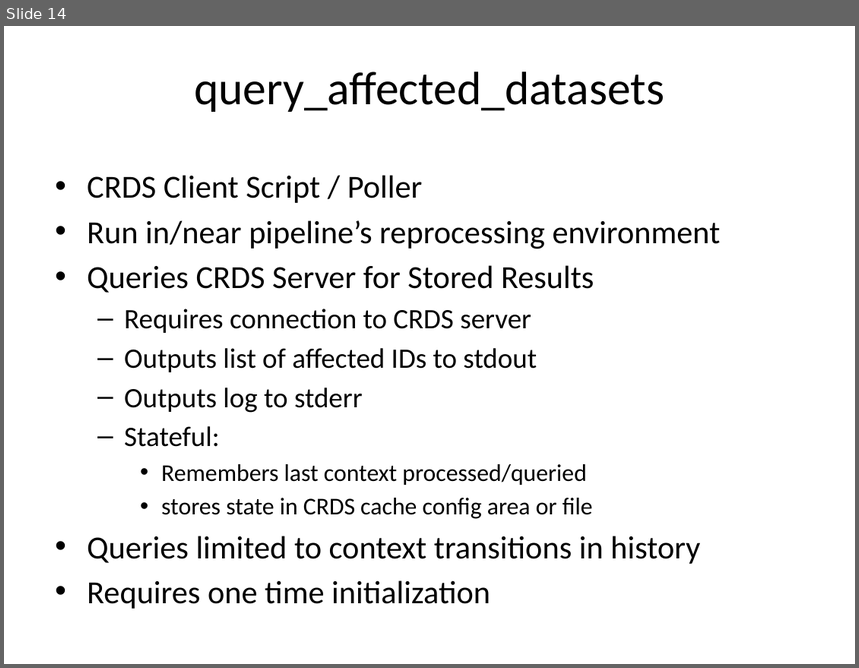
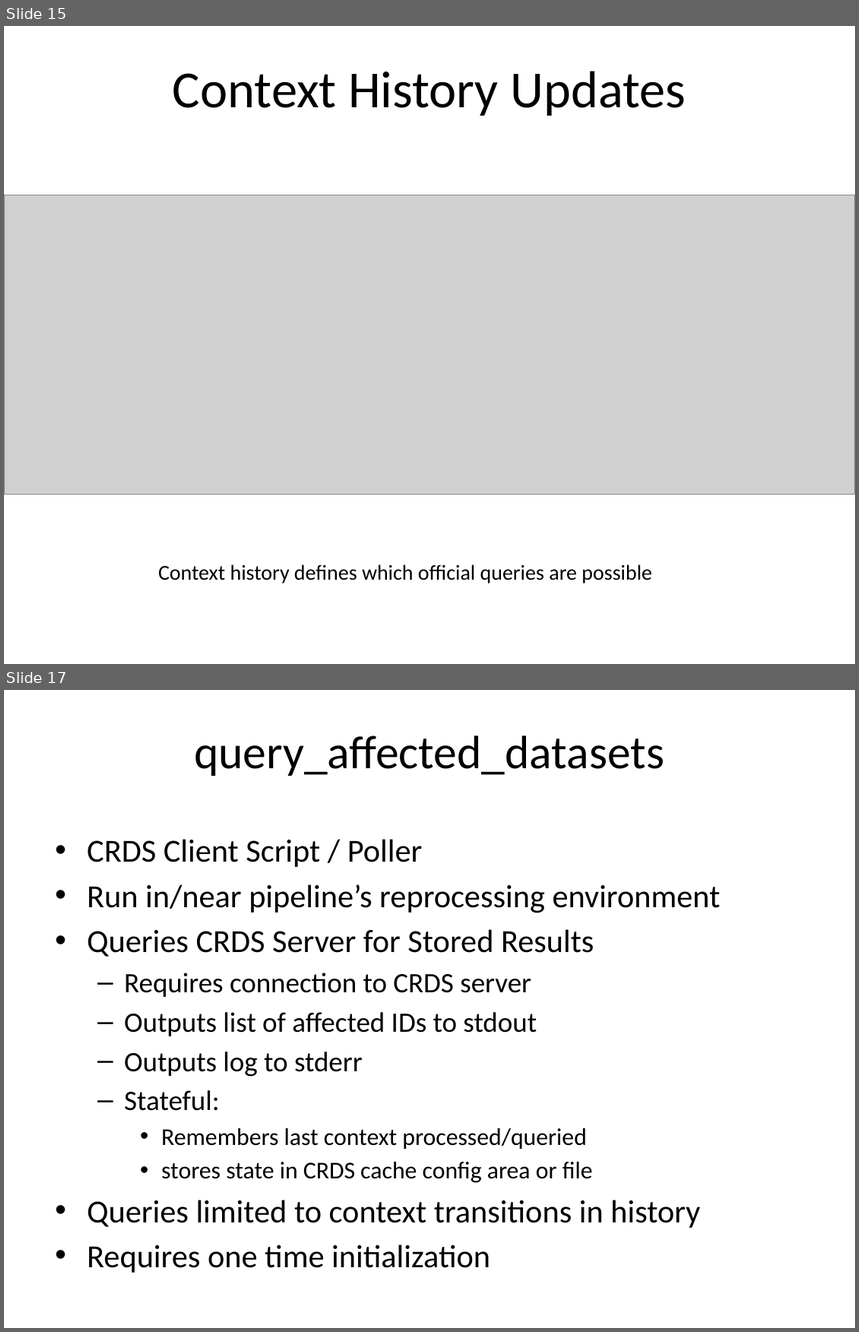
Before and after one commit to spacetelescope/crds, a slide deck: docs/Affected_Datasets_Demo.pptx. Shown one above the other, each under a label of ours: slide 14 before the commit, slides 15 and 17 after it; the slides between them are not shown. The pictures are 859x668 and 859x1332 pixels, drawn with LibreOffice and Linux fonts; fonts in the diff are those of the drawing; grey boxes stand for pictures. Boxes give left, top, right and bottom in pixels: in the first picture for what was removed or moved away, otherwise in the second. Text is boxed around its words. In the diff, an @@ line names an element or a change of style, - is before the commit and + after.

```diff
--- a/docs/Affected_Datasets_Demo.pptx
+++ b/docs/Affected_Datasets_Demo.pptx
@@ slide 15 added at [4, 26, 855, 664], background #FFFFFF @@
@@ title added at [173, 71, 686, 116], 44 pt, text #000000 @@
+Context History Updates
@@ picture added at [4, 195, 855, 495] @@
@@ text added at [158, 565, 652, 584], 18 pt, text #000000 @@
+Context history defines which official queries are possible
@@ what was slide 14 is now slide 17 @@
```
Also in this commit, not shown: 3 other slides added, 2 slides removed.
